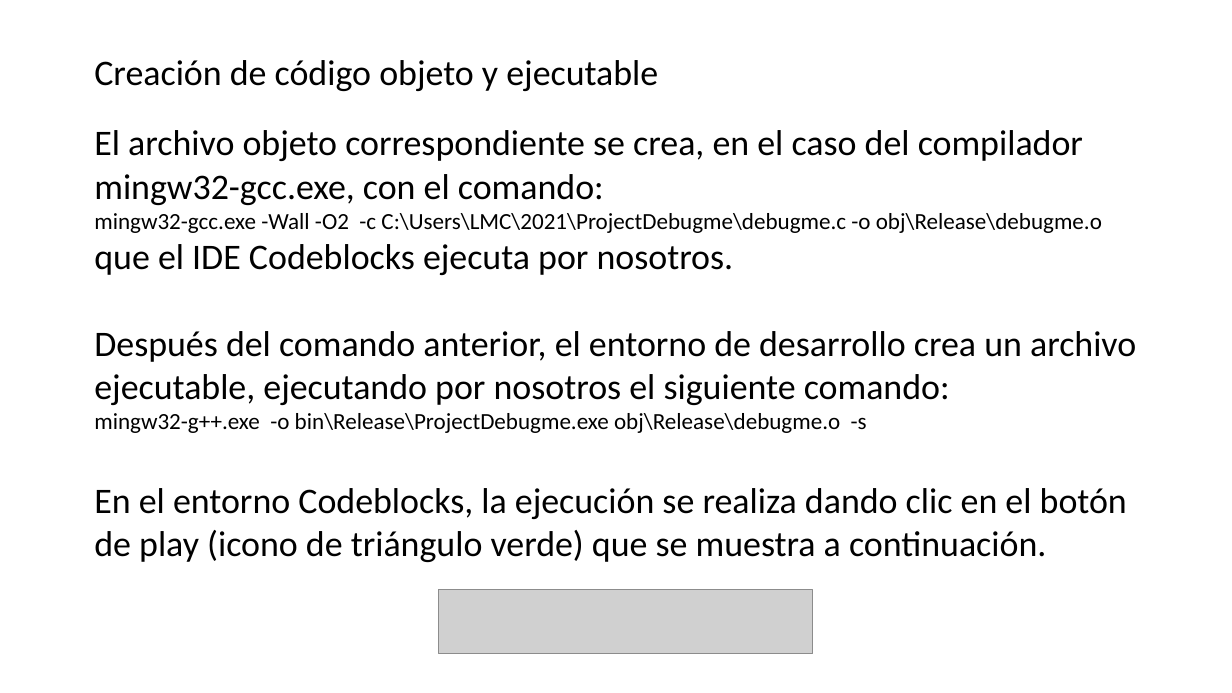
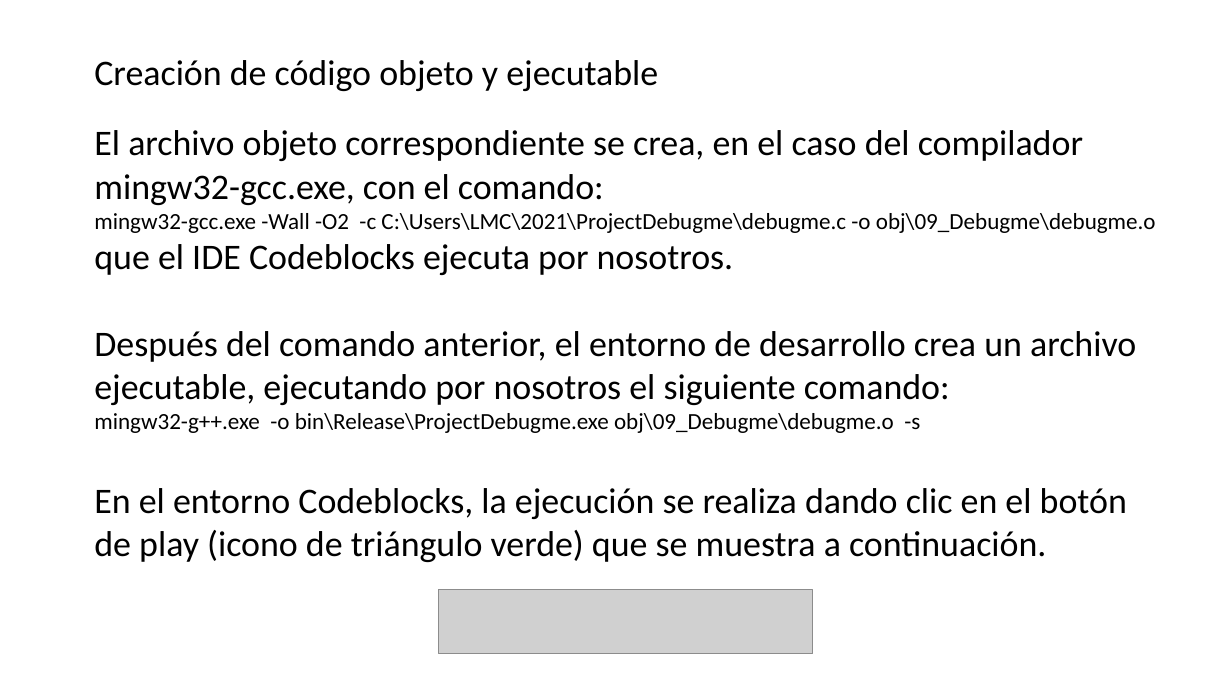
Before and after one commit to programacionestructurada/2021-2, a slide deck: slide 38 of U1_Introduccion_a_la_programacion/PracticaGuiada01_Introduccion_a_la_programacion_2.pptx. Drawn at 1232x693 pixels with LibreOffice and Linux fonts; fonts in the diff are those of the drawing; grey boxes stand for pictures. Boxes give left, top, right and bottom in pixels: in the first picture for what was removed or moved away, otherwise in the second. Text is boxed around its words. In the diff, an @@ line names an element or a change of style, - is before the commit and + after.

```diff
--- a/U1_Introduccion_a_la_programacion/PracticaGuiada01_Introduccion_a_la_programacion_2.pptx
+++ b/U1_Introduccion_a_la_programacion/PracticaGuiada01_Introduccion_a_la_programacion_2.pptx
@@ text at (x1=94, y1=213, x2=1156, y2=233): text changed @@
-mingw32-gcc.exe -Wall -O2 -c C:\Users\LMC\2021\ProjectDebugme\debugme.c -o obj\Release\debugme.o
+mingw32-gcc.exe -Wall -O2 -c C:\Users\LMC\2021\ProjectDebugme\debugme.c -o obj\09_Debugme\debugme.o
@@ text at (x1=94, y1=413, x2=920, y2=433): text changed @@
-mingw32-g++.exe -o bin\Release\ProjectDebugme.exe obj\Release\debugme.o -s
+mingw32-g++.exe -o bin\Release\ProjectDebugme.exe obj\09_Debugme\debugme.o -s
```
Also in this commit, not shown: 17 other files.
